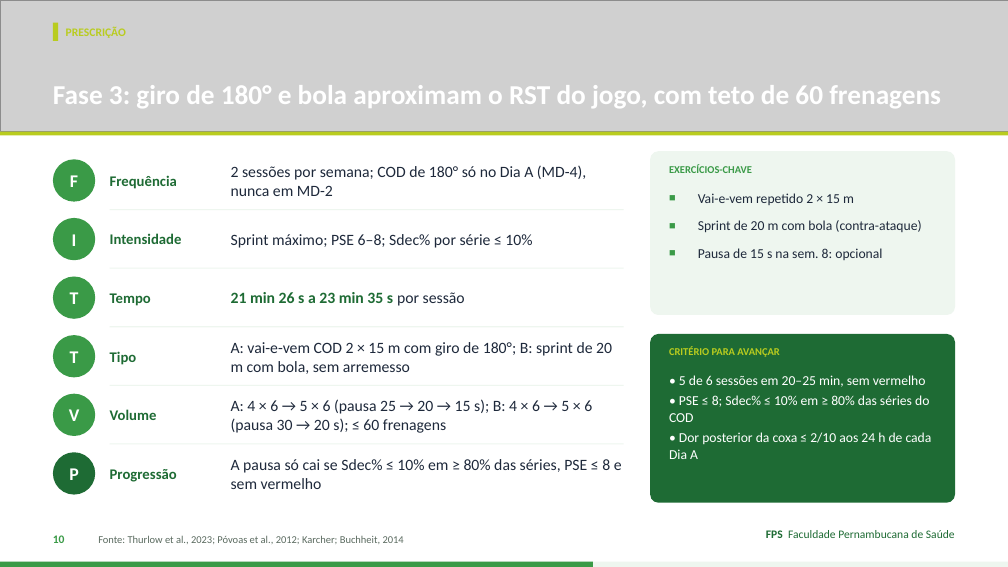
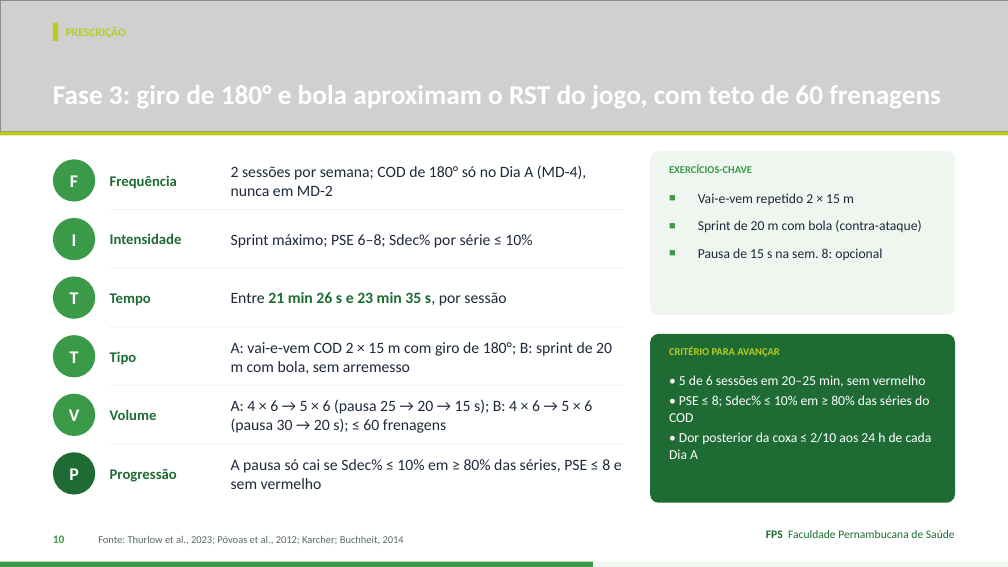
Before and after one commit to Institutomoraisandrade/CRM, a slide deck: slide 10 of trabalho-fps/trabalhos/2026-11-11-handebol-rsa/apresentacao.pptx. Drawn at 1008x567 pixels with LibreOffice and Linux fonts; fonts in the diff are those of the drawing; grey boxes stand for pictures. Boxes give left, top, right and bottom in pixels: in the first picture for what was removed or moved away, otherwise in the second. Text is boxed around its words. In the diff, an @@ line names an element or a change of style, - is before the commit and + after.

```diff
--- a/trabalho-fps/trabalhos/2026-11-11-handebol-rsa/apresentacao.pptx
+++ b/trabalho-fps/trabalhos/2026-11-11-handebol-rsa/apresentacao.pptx
@@ text at box(231, 292, 506, 306): text changed @@
-21 min 26 s a 23 min 35 s por sessão
+Entre 21 min 26 s e 23 min 35 s, por sessão
```
Also in this commit, not shown: 10 other slides changed, 2 other files.
